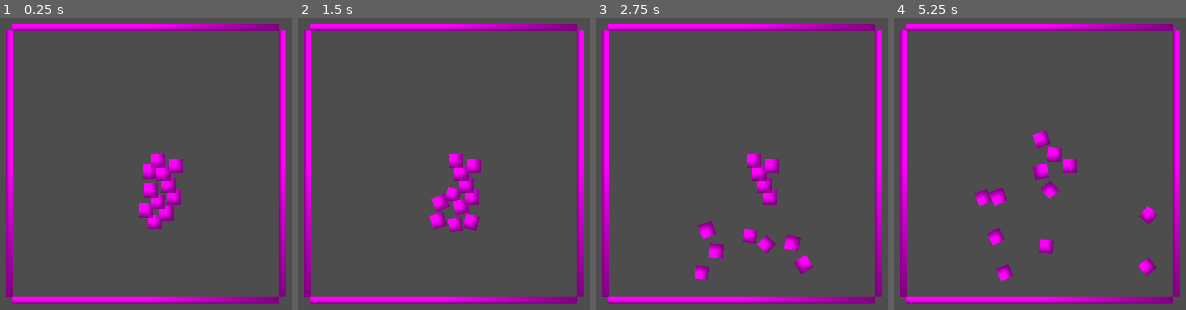
Above: before the commit, frames 1-4 (left to right).
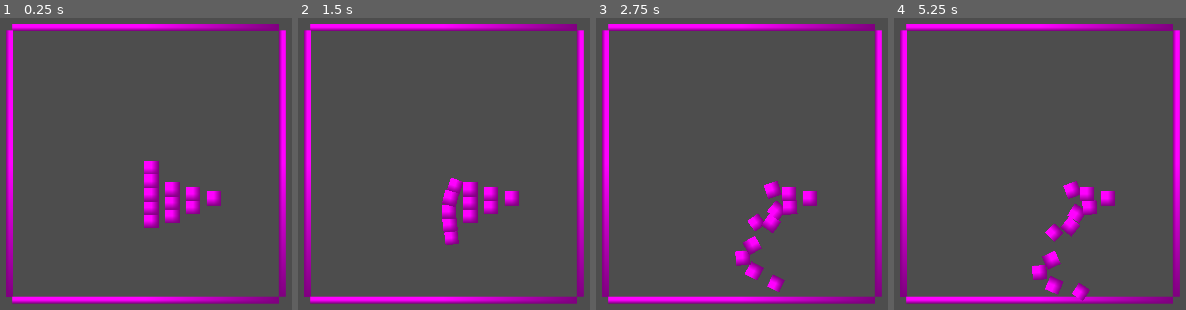
Above: after the commit, the same moments.

Repository: devonbacon/piechenotte
Game: Godot game, scene res://game.tscn
The game is run twice, just before and just after one commit, with the same random seed, the same clock (stepped at 60 frames per second) and the same inputs.
Inputs (mouse positions are in pixels of both pictures, inside the frame that each line leads up to):
- Up to frame 1 (0.25 s): no input
- Up to frame 2 (1.5 s): tap Enter at 0.5 s; move the mouse to (446, 172) at 0.52 s; press the mouse at (446, 172) at 0.53 s; tap Space at 1.25 s; move the mouse to (452, 222) at 1.27 s; release the mouse at (452, 222) at 1.28 s; click (452, 222) at 1.35 s
- Up to frame 3 (2.75 s): move the mouse to (715, 251) at 2.02 s; press the mouse at (715, 251) at 2.03 s
- Up to frame 4 (5.25 s): move the mouse to (1101, 266) at 2.77 s; release the mouse at (1101, 266) at 2.78 s; click (1101, 266) at 2.85 s; move the mouse to (1101, 216) at 3.52 s; press the mouse at (1101, 216) at 3.53 s; move the mouse to (996, 237) at 4.27 s; release the mouse at (996, 237) at 4.28 s; click (996, 237) at 4.35 s; move the mouse to (999, 196) at 5.02 s; press the mouse at (999, 196) at 5.03 s

The runs differ from the first frame. In frame 1, 3.2% of the frame differs, in the area x 47-76%, y 46-73%; in frame 2, 3.6%; in frame 3, 5.0%; in frame 4, 5.2%, in the area x 27-91%, y 38-97%.

Commit message:
made walls thicker

Diff:
--- a/piechenotte/board.tscn
+++ b/piechenotte/board.tscn
@@ -1,7 +1,7 @@
 [gd_scene load_steps=3 format=3 uid="uid://lbfim0dhriqs"]
 
 [sub_resource type="RectangleShape2D" id="RectangleShape2D_4mug4"]
-size = Vector2(640, 20)
+size = Vector2(640, 40)
 
 [sub_resource type="PlaceholderTexture2D" id="PlaceholderTexture2D_p0ybc"]
 
@@ -10,7 +10,7 @@
 [node name="Top" type="StaticBody2D" parent="."]
 
 [node name="CollisionShape2D" type="CollisionShape2D" parent="Top"]
-position = Vector2(336, 8)
+position = Vector2(336, -8)
 shape = SubResource("RectangleShape2D_4mug4")
 
 [node name="Sprite2D" type="Sprite2D" parent="Top"]
@@ -21,7 +21,7 @@
 [node name="Right" type="StaticBody2D" parent="."]
 
 [node name="CollisionShape2D" type="CollisionShape2D" parent="Right"]
-position = Vector2(664, 336)
+position = Vector2(684, 336)
 rotation = 1.5707964
 shape = SubResource("RectangleShape2D_4mug4")
 
@@ -34,7 +34,7 @@
 [node name="Left" type="StaticBody2D" parent="."]
 
 [node name="CollisionShape2D" type="CollisionShape2D" parent="Left"]
-position = Vector2(8.249954, 336.25)
+position = Vector2(-8, 336)
 rotation = 1.5707964
 shape = SubResource("RectangleShape2D_4mug4")
 
@@ -47,7 +47,7 @@
 [node name="Bottom" type="StaticBody2D" parent="."]
 
 [node name="CollisionShape2D" type="CollisionShape2D" parent="Bottom"]
-position = Vector2(336, 664)
+position = Vector2(336, 680)
 shape = SubResource("RectangleShape2D_4mug4")
 
 [node name="Sprite2D" type="Sprite2D" parent="Bottom"]
--- a/piechenotte/charge_target.gd
+++ b/piechenotte/charge_target.gd
@@ -9,22 +9,22 @@
 var enabled = false
 
 func set_global_pos(source: Vector2, target: Vector2):
-    var distance = (target - source).normalized() * clamp(target.distance_to(source), 0, MAX_DISTANCE_PX)
+	var distance = (target - source).normalized() * clamp(target.distance_to(source), 0, MAX_DISTANCE_PX)
 
-    global_position = source + distance
+	global_position = source + distance
 
 func init(pos: Vector2):
-    source_pos = pos
-    enabled = true
-    show()
+	source_pos = pos
+	enabled = true
+	show()
 
 func _process(_delta) -> void:
-    if enabled and Input.is_action_pressed("click"):
-        set_global_pos(source_pos, get_global_mouse_position())
+	if enabled and Input.is_action_pressed("click"):
+		set_global_pos(source_pos, get_global_mouse_position())
 
 
 func _input(event):
-    if enabled and event.is_action_released("click"):
-        fire.emit(global_position)
-        enabled = false
-        hide()
+	if enabled and event.is_action_released("click"):
+		fire.emit(global_position)
+		enabled = false
+		hide()
--- a/piechenotte/game.gd
+++ b/piechenotte/game.gd
@@ -5,24 +5,24 @@
 @onready var window: Window = get_window()
 
 func _ready():
-    var shooter = Piece.instantiate()
-    shooter.init(window.size / 2)
+	var shooter = Piece.instantiate()
+	shooter.init(window.size / 2)
 
-    add_child(shooter)
+	add_child(shooter)
 
-    var line = 1
-    var count_in_line = 0
+	var line = 1
+	var count_in_line = 0
 
-    for i in 10:
-        var other = Piece.instantiate()
-        other.init((window.size / 2) + Vector2i(line * 10, 100 - 10 * i))
+	for i in 10:
+		var other = Piece.instantiate()
+		other.init((window.size / 2) + Vector2i(count_in_line * 50, 100 - 10 * line))
 
-        if count_in_line == line:
-            line += 1
-            count_in_line = 0
-        else:
-            count_in_line += 1
+		if count_in_line == line:
+			line += 1
+			count_in_line = 0
+		else:
+			count_in_line += 1
 
-        add_child(other)
+		add_child(other)
 
-    $Board.position = (window.size / 2) - Vector2i(350, 350)
+	$Board.position = (window.size / 2) - Vector2i(350, 350)
--- a/piechenotte/piece.gd
+++ b/piechenotte/piece.gd
@@ -2,16 +2,16 @@
 
 @export var target_scene: PackedScene
 
-@export var IMPULSE_SCALE: int = 10
+@export var IMPULSE_SCALE: int
 
 func init(pos: Vector2):
-    global_position = pos
+	global_position = pos
 
 func _on_input_event(_viewport: Node, event: InputEvent, _shape_idx: int) -> void:
-    if event.is_action_pressed("click"):
-        $ChargeTarget.init(position)
+	if event.is_action_pressed("click"):
+		$ChargeTarget.init(position)
 
 func _on_charge_target_fire(pos: Vector2) -> void:
-    var distance = pos - position
+	var distance = pos - position
 
-    apply_impulse(distance * IMPULSE_SCALE)
+	apply_impulse(distance * IMPULSE_SCALE)
--- a/piechenotte/piece.tscn
+++ b/piechenotte/piece.tscn
@@ -4,8 +4,9 @@
 [ext_resource type="PackedScene" uid="uid://bh8wn0oxdfvrt" path="res://charge_target.tscn" id="2_hisf2"]
 
 [sub_resource type="PhysicsMaterial" id="PhysicsMaterial_hisf2"]
-friction = 0.1
+friction = 0.4
 bounce = 0.2
+absorbent = true
 
 [sub_resource type="CircleShape2D" id="CircleShape2D_hkc8k"]
 radius = 16.0
@@ -14,12 +15,14 @@
 
 [node name="Piece" type="RigidBody2D"]
 input_pickable = true
+mass = 0.8
 physics_material_override = SubResource("PhysicsMaterial_hisf2")
 gravity_scale = 0.0
 linear_damp = 1.0
 angular_damp = 1.0
 script = ExtResource("1_3makh")
 target_scene = ExtResource("2_hisf2")
+IMPULSE_SCALE = 12
 
 [node name="CollisionShape2D" type="CollisionShape2D" parent="."]
 shape = SubResource("CircleShape2D_hkc8k")
